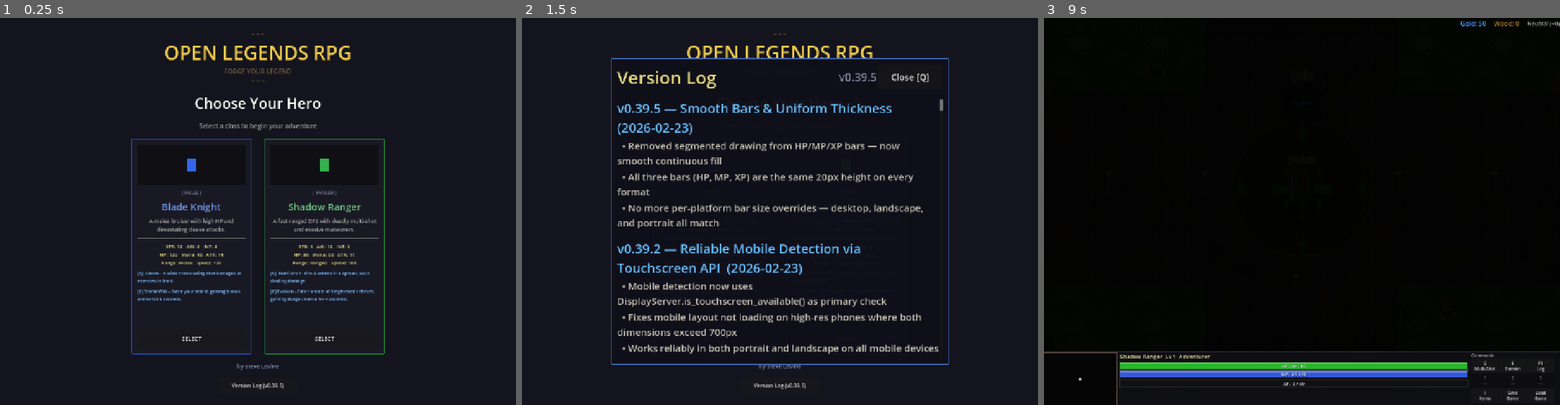
Above: before the commit, frames 1-3 (left to right).
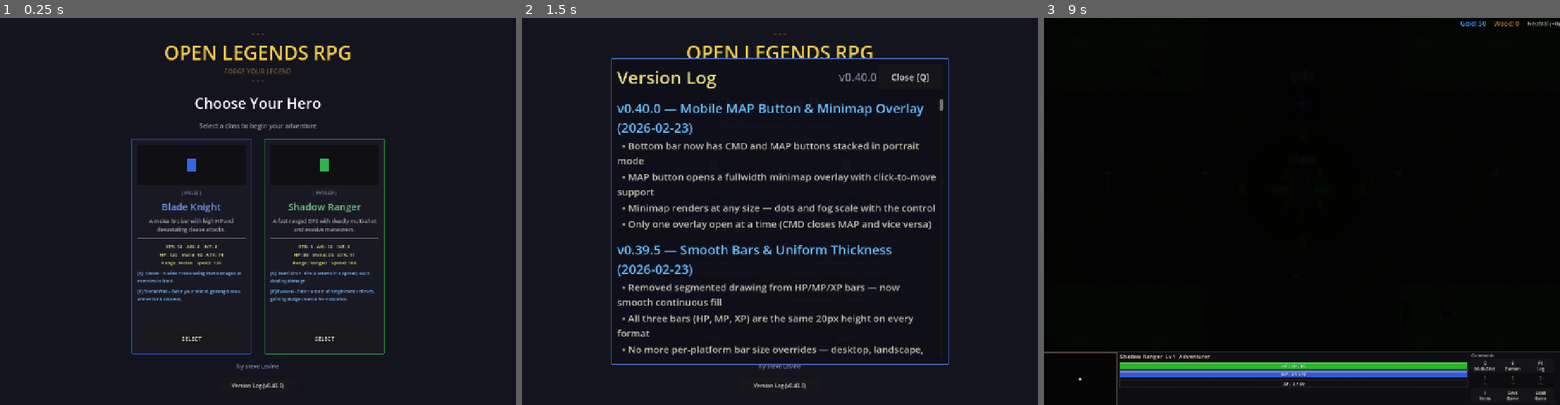
Above: after the commit, the same moments.

Repository: slxny/legends-open-rpg
Game: Godot game, scene res://scenes/main.tscn
Two runs of this game, one before a commit and one after it. Both use one fixed random seed, a clock stepped at 60 frames per second and the inputs below.
Inputs (mouse positions are in pixels of both pictures, inside the frame that each line leads up to):
- Up to frame 1 (0.25 s): no input
- Up to frame 2 (1.5 s): click "Version Log (v0.39.5)" (after the commit: "Version Log (v0.40.0)") at 0.5 s; click "SELECT" at 1.25 s
- Up to frame 3 (9 s): click "SELECT" at 2 s; tap Enter at 2.75, 4.25, 5.75 s; move the mouse to (1415, 192) at 2.77 s; hold D (move_right) 2.78-3.5 s; hold Q (ability_1) 2.78-3.5 s; click (1415, 192) at 2.92 s; tap Space (attack) at 3.5, 6.5 s; drag from (1198, 230) to (1276, 288) at 3.52 s; move the mouse to (1353, 126) at 4.27 s; hold D (move_right) 4.28-5 s; hold Space (attack) 4.28-5 s; click (1353, 126) at 4.42 s; drag from (1276, 288) to (1147, 153) at 5.02 s; move the mouse to (1456, 269) at 5.77 s; hold A (move_left) 5.78-6.5 s; tap 1 at 5.85 s; click (1456, 269) at 5.92 s; drag from (1147, 153) to (1224, 114) at 6.52 s; move the mouse to (1327, 211) at 7.27 s; hold S (move_down) 7.28-8 s; tap 3 at 7.35 s; click (1327, 211) at 7.42 s; drag from (1224, 114) to (1198, 230) at 8.02 s; move the mouse to (1415, 192) at 8.77 s; hold W (move_up) from 8.78 s (still down); hold Q (ability_1) from 8.78 s (still down); click (1415, 192) at 8.92 s

The runs differ from the first frame. In frame 1, less than 0.1% of the frame differs, in the area x 52-55%, y 94-96%; in frame 2, 8.2%, in the area x 18-81%, y 14-96%; in frame 3, nothing differs.

Commit message:
Add MAP button to mobile bottom bar with minimap overlay
Portrait mode bottom bar now has two stacked buttons (CMD + MAP)
instead of just CMD. MAP opens a fullwidth minimap overlay above the
bar with click-to-move. Minimap rendering is now size-independent —
uses actual control size instead of hardcoded MINIMAP_SIZE constant,
so dots and fog scale correctly at any dimensions.

https://claude.ai/code/session_017og7U6vscobkg1TanUuk76

Diff:
--- a/scenes/ui/changelog_dialog.gd
+++ b/scenes/ui/changelog_dialog.gd
@@ -9,9 +9,20 @@
 var _is_visible: bool = false
 var _is_mobile: bool = false
 
-const GAME_VERSION := "v0.39.5"
+const GAME_VERSION := "v0.40.0"
 
 const CHANGELOG: Array[Dictionary] = [
+	{
+		"version": "v0.40.0",
+		"title": "Mobile MAP Button & Minimap Overlay",
+		"date": "2026-02-23",
+		"entries": [
+			"Bottom bar now has CMD and MAP buttons stacked in portrait mode",
+			"MAP button opens a fullwidth minimap overlay with click-to-move support",
+			"Minimap renders at any size — dots and fog scale with the control",
+			"Only one overlay open at a time (CMD closes MAP and vice versa)",
+		]
+	},
 	{
 		"version": "v0.39.5",
 		"title": "Smooth Bars & Uniform Thickness",
--- a/scenes/ui/hud.gd
+++ b/scenes/ui/hud.gd
@@ -57,6 +57,10 @@
 var _cmd_overlay: PanelContainer = null
 var _cmd_overlay_visible: bool = false
 
+# Minimap overlay (mobile portrait)
+var _map_overlay: PanelContainer = null
+var _map_overlay_visible: bool = false
+
 func _ready() -> void:
 	_detect_mobile()
 	if _is_mobile:
@@ -88,9 +92,8 @@
 
 	# ── PORTRAIT: minimal bar strip + command overlay button ──
 	if not is_landscape:
-		# Hide command card and minimap entirely
+		# Hide command card (minimap gets reparented into overlay later)
 		command_card.visible = false
-		minimap.visible = false
 		level_label.visible = false
 
 		# Compact bottom panel: just HP/MP/XP bars + CMD button
@@ -101,18 +104,48 @@
 		bottom_hbox.add_theme_constant_override("separation", 4)
 		unit_info.add_theme_constant_override("separation", 2)
 
-		# Add a CMD button inside the bottom bar to open the commands overlay
+		# Two stacked buttons: CMD + MAP, sharing the right side of the bar
+		var btn_col = VBoxContainer.new()
+		btn_col.add_theme_constant_override("separation", 2)
+		btn_col.custom_minimum_size = Vector2(90, 0)
+		bottom_hbox.add_child(btn_col)
+
+		var btn_style_normal = StyleBoxFlat.new()
+		btn_style_normal.bg_color = Color(0.12, 0.11, 0.08, 0.95)
+		btn_style_normal.border_color = Color(0.5, 0.4, 0.18, 0.8)
+		btn_style_normal.set_border_width_all(1)
+		btn_style_normal.set_corner_radius_all(4)
+		btn_style_normal.set_content_margin_all(0)
+
+		var btn_style_pressed = btn_style_normal.duplicate()
+		btn_style_pressed.bg_color = Color(0.25, 0.2, 0.08, 0.95)
+		btn_style_pressed.border_color = Color(0.9, 0.75, 0.3, 1.0)
+
 		var cmd_btn = Button.new()
 		cmd_btn.text = "CMD"
-		cmd_btn.custom_minimum_size = Vector2(90, 0)
 		cmd_btn.size_flags_vertical = Control.SIZE_EXPAND_FILL
-		cmd_btn.add_theme_font_size_override("font_size", 30)
+		cmd_btn.add_theme_font_size_override("font_size", 18)
 		cmd_btn.add_theme_color_override("font_color", Color(1.0, 0.85, 0.3))
+		cmd_btn.add_theme_stylebox_override("normal", btn_style_normal)
+		cmd_btn.add_theme_stylebox_override("pressed", btn_style_pressed)
+		cmd_btn.add_theme_stylebox_override("hover", btn_style_normal)
 		cmd_btn.pressed.connect(_toggle_cmd_overlay)
-		bottom_hbox.add_child(cmd_btn)
-
-		# Build the command overlay (hidden by default)
+		btn_col.add_child(cmd_btn)
+
+		var map_btn = Button.new()
+		map_btn.text = "MAP"
+		map_btn.size_flags_vertical = Control.SIZE_EXPAND_FILL
+		map_btn.add_theme_font_size_override("font_size", 18)
+		map_btn.add_theme_color_override("font_color", Color(0.5, 0.85, 1.0))
+		map_btn.add_theme_stylebox_override("normal", btn_style_normal.duplicate())
+		map_btn.add_theme_stylebox_override("pressed", btn_style_pressed.duplicate())
+		map_btn.add_theme_stylebox_override("hover", btn_style_normal.duplicate())
+		map_btn.pressed.connect(_toggle_map_overlay)
+		btn_col.add_child(map_btn)
+
+		# Build overlays (hidden by default)
 		_build_cmd_overlay()
+		_build_map_overlay()
 		return
 
 	# ── LANDSCAPE: compact strip, same bar heights as desktop ──
@@ -270,6 +303,11 @@
 	add_child(_cmd_overlay)
 
 func _toggle_cmd_overlay() -> void:
+	# Close MAP overlay if open
+	if _map_overlay and _map_overlay_visible:
+		_map_overlay_visible = false
+		_map_overlay.visible = false
+
 	_cmd_overlay_visible = !_cmd_overlay_visible
 	_cmd_overlay.visible = _cmd_overlay_visible
 	if _cmd_overlay_visible:
@@ -298,6 +336,68 @@
 		else:
 			btn.text = "%d\n%s" % [i + 1, item.get("name", "Potion")]
 			btn.modulate = Color.WHITE
+
+func _build_map_overlay() -> void:
+	_map_overlay = PanelContainer.new()
+	_map_overlay.visible = false
+	_map_overlay.z_index = 90
+
+	var style = StyleBoxFlat.new()
+	style.bg_color = Color(0.04, 0.04, 0.06, 0.96)
+	style.border_color = Color(0.3, 0.4, 0.55, 0.8)
+	style.set_border_width_all(2)
+	style.set_corner_radius_all(10)
+	style.set_content_margin_all(12)
+	_map_overlay.add_theme_stylebox_override("panel", style)
+
+	var vbox = VBoxContainer.new()
+	vbox.add_theme_constant_override("separation", 6)
+	_map_overlay.add_child(vbox)
+
+	# Title row with close button
+	var title_row = HBoxContainer.new()
+	title_row.add_theme_constant_override("separation", 8)
+	vbox.add_child(title_row)
+	var title = Label.new()
+	title.text = "Map"
+	title.add_theme_font_size_override("font_size", 36)
+	title.add_theme_color_override("font_color", Color(0.7, 0.85, 1.0))
+	title.size_flags_horizontal = Control.SIZE_EXPAND_FILL
+	title_row.add_child(title)
+	var close_btn = Button.new()
+	close_btn.text = "X"
+	close_btn.custom_minimum_size = Vector2(70, 60)
+	close_btn.add_theme_font_size_override("font_size", 34)
+	close_btn.pressed.connect(_toggle_map_overlay)
+	title_row.add_child(close_btn)
+
+	# Reparent the minimap into the overlay and scale it up
+	minimap.get_parent().remove_child(minimap)
+	minimap.custom_minimum_size = Vector2(0, 0)
+	minimap.size_flags_horizontal = Control.SIZE_EXPAND_FILL
+	minimap.size_flags_vertical = Control.SIZE_EXPAND_FILL
+	minimap.visible = true
+	vbox.add_child(minimap)
+
+	add_child(_map_overlay)
+
+func _toggle_map_overlay() -> void:
+	# Close CMD overlay if open
+	if _cmd_overlay_visible:
+		_cmd_overlay_visible = false
+		_cmd_overlay.visible = false
+
+	_map_overlay_visible = !_map_overlay_visible
+	_map_overlay.visible = _map_overlay_visible
+	if _map_overlay_visible:
+		AudioManager.play_sfx("ui_tap", -4.0)
+		await get_tree().process_frame
+		var vp_size = get_viewport().get_visible_rect().size
+		var overlay_w = vp_size.x - 32
+		# Make the map overlay tall enough for a good view
+		var map_h = vp_size.x * 0.65  # Roughly proportional to world ratio
+		_map_overlay.size = Vector2(overlay_w, map_h)
+		_map_overlay.position = Vector2(16, vp_size.y - bottom_panel.size.y - _map_overlay.size.y - 8)
 
 func _add_mobile_menu_button() -> void:
 	var vp_size = get_viewport().get_visible_rect().size
--- a/scenes/ui/minimap.gd
+++ b/scenes/ui/minimap.gd
@@ -3,12 +3,8 @@
 ## Minimap showing terrain, player dot, enemy dots, and fog of war overlay.
 ## Click anywhere on the minimap to move the player to that world position.
 
-const MINIMAP_SIZE = Vector2(180, 130)
+const DEFAULT_SIZE = Vector2(180, 130)
 const WORLD_SIZE = Vector2(12000, 9000)  # Haven's Rest total area
-const FOG_CELL_SIZE_ON_MAP := Vector2(
-	180.0 / (12000.0 / 64.0),
-	130.0 / (9000.0 / 64.0)
-)
 
 var _player: Node2D = null
 var _redraw_timer: float = 0.0
@@ -16,9 +12,10 @@
 var _cached_enemies: Array = []  # Cached enemy positions for minimap dots
 var _cached_explored_rects: Array = []  # Pre-built fog overlay rects
 var _fog_dirty: bool = true  # Rebuild fog cache on next draw
+var _last_draw_size: Vector2 = Vector2.ZERO  # Invalidate fog cache on resize
 
 func _ready() -> void:
-	custom_minimum_size = MINIMAP_SIZE
+	custom_minimum_size = DEFAULT_SIZE
 	mouse_filter = Control.MOUSE_FILTER_STOP
 	FogOfWarManager.fog_updated.connect(func(): _fog_dirty = true)
 
@@ -28,83 +25,89 @@
 func _gui_input(event: InputEvent) -> void:
 	if event is InputEventMouseButton and event.pressed and event.button_index == MOUSE_BUTTON_LEFT:
 		var local_pos = event.position
-		# Clamp to minimap bounds
-		local_pos = local_pos.clamp(Vector2.ZERO, MINIMAP_SIZE)
+		local_pos = local_pos.clamp(Vector2.ZERO, size)
 		var world_pos = _minimap_to_world(local_pos)
 		if _player and is_instance_valid(_player) and _player.has_method("move_to"):
 			_player.move_to(world_pos)
 		get_viewport().set_input_as_handled()
 
 func _process(delta: float) -> void:
-	# Throttle minimap redraws to ~4 FPS instead of 60
 	_redraw_timer -= delta
 	if _redraw_timer <= 0.0:
 		_redraw_timer = REDRAW_INTERVAL
-		# Snapshot enemy positions now instead of in _draw()
 		_cached_enemies.clear()
 		var enemies = get_tree().get_nodes_in_group("enemies")
 		for enemy in enemies:
 			if is_instance_valid(enemy) and FogOfWarManager.is_visible(enemy.global_position):
-				_cached_enemies.append(_world_to_minimap(enemy.global_position))
+				_cached_enemies.append(enemy.global_position)
 		queue_redraw()
 
 func _draw() -> void:
+	var ms = size
+	if ms.x < 1 or ms.y < 1:
+		return
+
+	# Invalidate fog cache if our size changed
+	if ms != _last_draw_size:
+		_last_draw_size = ms
+		_fog_dirty = true
+
 	# Background (unexplored = black)
-	draw_rect(Rect2(Vector2.ZERO, MINIMAP_SIZE), Color(0.02, 0.02, 0.02, 0.95))
+	draw_rect(Rect2(Vector2.ZERO, ms), Color(0.02, 0.02, 0.02, 0.95))
 
 	# Draw explored terrain with fog states
-	_draw_fog_overlay()
+	_draw_fog_overlay(ms)
 
 	# Town area (if explored)
 	var town_center = Vector2(0, 0)
 	if FogOfWarManager.is_explored(town_center):
 		var town_rect = Rect2(
-			_world_to_minimap(Vector2(-500, -400)),
-			_world_to_minimap(Vector2(500, 400)) - _world_to_minimap(Vector2(-500, -400))
+			_world_to_minimap(Vector2(-500, -400), ms),
+			_world_to_minimap(Vector2(500, 400), ms) - _world_to_minimap(Vector2(-500, -400), ms)
 		)
 		draw_rect(town_rect, Color(0.18, 0.3, 0.18))
 
 	# Border
-	draw_rect(Rect2(Vector2.ZERO, MINIMAP_SIZE), Color(0.3, 0.25, 0.2), false, 2.0)
+	draw_rect(Rect2(Vector2.ZERO, ms), Color(0.3, 0.25, 0.2), false, 2.0)
+
+	# Scale dots based on map size relative to default
+	var dot_scale = ms.x / DEFAULT_SIZE.x
 
 	# Camp markers (red dots) — only if explored
 	var camp_positions = [
-		# Goblins
 		Vector2(-1200, -900), Vector2(1100, -1100), Vector2(-700, -1600), Vector2(600, 800),
-		# Wolves
 		Vector2(-2200, 1200), Vector2(900, 1800), Vector2(2400, -700), Vector2(-1800, -1800),
-		# Bandits
 		Vector2(3000, 1600), Vector2(-3500, -700), Vector2(3800, -1500),
 		Vector2(-2800, 2400), Vector2(-4200, -2500), Vector2(4400, 3000),
 	]
 	for camp_pos in camp_positions:
 		if FogOfWarManager.is_explored(camp_pos):
-			var mpos = _world_to_minimap(camp_pos)
-			draw_circle(mpos, 2.5, Color(0.8, 0.2, 0.2, 0.7))
+			var mpos = _world_to_minimap(camp_pos, ms)
+			draw_circle(mpos, 2.5 * dot_scale, Color(0.8, 0.2, 0.2, 0.7))
 
-	# Enemy dots (from cached snapshot, no group scan in _draw)
+	# Enemy dots (from cached world positions, converted at draw time)
 	for epos in _cached_enemies:
-		draw_circle(epos, 1.5, Color(1.0, 0.3, 0.3, 0.8))
+		draw_circle(_world_to_minimap(epos, ms), 1.5 * dot_scale, Color(1.0, 0.3, 0.3, 0.8))
 
 	# Shop marker (yellow) — only if explored
 	var shop_world_pos = Vector2(260, -100)
 	if FogOfWarManager.is_explored(shop_world_pos):
-		var shop_pos = _world_to_minimap(shop_world_pos)
-		draw_circle(shop_pos, 2.5, Color(1.0, 1.0, 0.3))
+		var shop_pos = _world_to_minimap(shop_world_pos, ms)
+		draw_circle(shop_pos, 2.5 * dot_scale, Color(1.0, 1.0, 0.3))
 
 	# Player dot (white, blinking)
 	if _player and is_instance_valid(_player):
-		var ppos = _world_to_minimap(_player.global_position)
+		var ppos = _world_to_minimap(_player.global_position, ms)
 		var blink = 0.7 + 0.3 * sin(Time.get_ticks_msec() / 200.0)
-		draw_circle(ppos, 3.0, Color(1.0, 1.0, 1.0, blink))
+		draw_circle(ppos, 3.0 * dot_scale, Color(1.0, 1.0, 1.0, blink))
 
-func _draw_fog_overlay() -> void:
-	# Rebuild fog cache only when fog data actually changes
+func _draw_fog_overlay(ms: Vector2) -> void:
+	var fog_cell = Vector2(ms.x / (WORLD_SIZE.x / 64.0), ms.y / (WORLD_SIZE.y / 64.0))
 	if _fog_dirty:
 		_fog_dirty = false
 		_cached_explored_rects.clear()
 		for cell in FogOfWarManager.explored_tiles:
-			var minimap_pos = _world_to_minimap(Vector2(cell.x * 64, cell.y * 64))
+			var minimap_pos = _world_to_minimap(Vector2(cell.x * 64, cell.y * 64), ms)
 			var is_vis = FogOfWarManager.visible_tiles.has(cell)
 			_cached_explored_rects.append([minimap_pos, is_vis])
 
@@ -114,12 +117,12 @@
 			color = Color(0.1, 0.2, 0.1, 0.9)
 		else:
 			color = Color(0.06, 0.1, 0.06, 0.9)
-		draw_rect(Rect2(entry[0], FOG_CELL_SIZE_ON_MAP), color)
+		draw_rect(Rect2(entry[0], fog_cell), color)
 
-func _world_to_minimap(world_pos: Vector2) -> Vector2:
+func _world_to_minimap(world_pos: Vector2, ms: Vector2) -> Vector2:
 	var normalized = (world_pos + WORLD_SIZE / 2.0) / WORLD_SIZE
-	return normalized * MINIMAP_SIZE
+	return normalized * ms
 
 func _minimap_to_world(minimap_pos: Vector2) -> Vector2:
-	var normalized = minimap_pos / MINIMAP_SIZE
+	var normalized = minimap_pos / size
 	return normalized * WORLD_SIZE - WORLD_SIZE / 2.0
